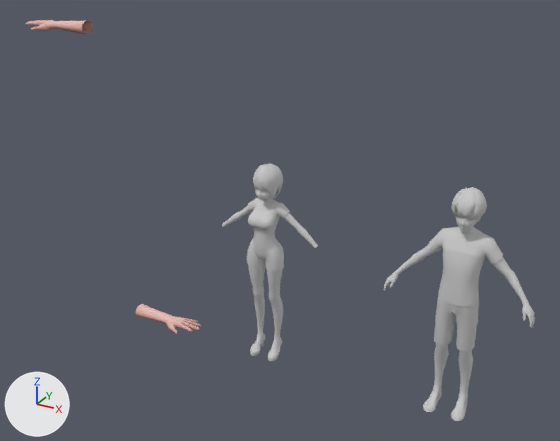
A saved change to the FBX model Assets/Resources/Hand/girlhand/girlhand@ghupai.FBX.
One viewpoint serves both versions: a 50 mm lens placed at (3.65, -4.79, 3.62), pointed at (0.98, 0.06, 1.19). The axes (+X, +Y, +Z) are drawn at lower left. The lights are the same throughout. Where no turn or scale is listed for an object, it has been applied to the vertices. Vertices at the same position are counted once.

The scene before the commit, as lines of its bpy script (objects in view):
```python
ob_objdefault04 = bpy.data.objects.new('objdefault04', me_mesh_002)
ob_objdefault04.location = (0.898, 0.0, 0.0)
ob_objdefault06 = bpy.data.objects.new('objdefault06', me_mesh_003)
ob_objdefault06.location = (0.898, 0.0, 0.0)
ob_objdefault07 = bpy.data.objects.new('objdefault07', me_mesh_004)
ob_objdefault07.location = (0.898, 0.0, 0.0)
ob_objdefault10 = bpy.data.objects.new('objdefault10', me_mesh_005)
ob_objdefault10.location = (0.898, 0.0, 0.0)
ob_objdefault13 = bpy.data.objects.new('objdefault13', me_mesh_008)
ob_objdefault13.location = (2.436, 0.0, 0.0)
ob_objdefault15 = bpy.data.objects.new('objdefault15', me_mesh_010)
ob_objdefault15.location = (2.436, 0.0, 0.0)
ob_objdefault16 = bpy.data.objects.new('objdefault16', me_mesh_011)
ob_objdefault16.location = (2.436, 0.0, 0.0)
ob_objdefault17 = bpy.data.objects.new('objdefault17', me_mesh_012)
ob_objdefault17.location = (2.436, 0.0, 0.0)
ob_objdefault20 = bpy.data.objects.new('objdefault20', me_mesh_015)
ob_objdefault20.location = (2.436, 0.0, 0.0)
# also in view: 'Boy_Hand' at (-0.11, -0.03, 0.03); 'Boy_Hand002' at (-1.06, -0.03, 2.54); 'objdefault12' at (2.44, -0.01, 0.07)
```
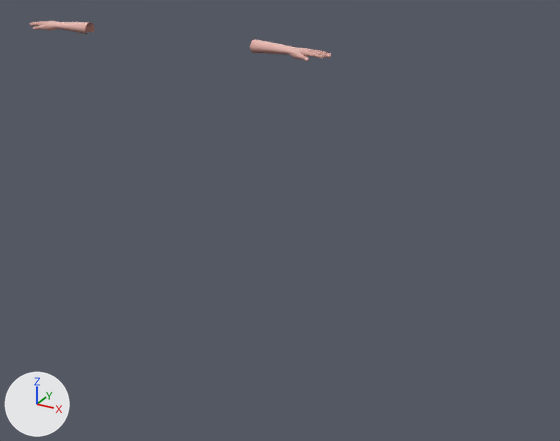
Where the change shows, as pixel boxes (x1, y1, x2, y2) in the pictures (560 x 441 px):
'objdefault20', deleted: before (397, 226, 527, 306)
'objdefault13', deleted: before (434, 296, 479, 394)
'objdefault04', deleted: before (247, 242, 284, 335)
'objdefault10', deleted: before (222, 196, 318, 250)
'objdefault16', deleted: before (452, 187, 487, 220)
'Girl_Hand001', added (pink): after (250, 39, 331, 61)
'Boy_Hand', deleted (pink): before (136, 304, 201, 334)
'objdefault06', deleted: before (253, 163, 283, 202)
'Boy_Hand002', reshaped, moved, turned, rescaled: before (26, 20, 93, 34); after (29, 21, 94, 34)
'objdefault12', deleted: before (423, 384, 468, 421)
'objdefault03', deleted: before (250, 330, 282, 361)
'objdefault15', deleted: before (384, 270, 535, 328)
'objdefault17', deleted: before (456, 210, 481, 232)
'objdefault07', deleted: before (254, 180, 270, 201)
part 1 of me_mesh_016, deleted (pink): before (26, 20, 93, 34)
part 2 of me_mesh_016, added (pink): after (29, 21, 94, 34)

What the commit changed:
Material 'Girl_Hand' (mat_girl_hand) is new.
Its texture is img_girl_hand_tga.
Its roughness is 0.859.
me_mesh_016 is used by ob_boy_hand002; location (-1.167, 0.0, 2.505); rotation (3.142, 0.0, -1.571), in degrees (180, 0, -90); scale (-1.0, -1.0, -1.0).
me_mesh_016 had 835 vertices, 1548 faces and spanned x -0.141..0.087, y -0.217..0.434, z -0.018..0.086.
me_mesh_016 now has 801 vertices, 1500 faces and spans x -0.129..0.076, y 1.924..2.548, z -0.012..0.078.
me_mesh_016 part 1: 835 vertices removed from x -0.141..0.087, y -0.217..0.434, z -0.018..0.086.
me_mesh_016 part 2: 801 vertices added at x -0.129..0.076, y 1.924..2.548, z -0.012..0.078.
Mesh me_mesh_001_1 is new.
It has 801 vertices, 1500 faces and spans x -0.421..0.205, y -0.134..0.07, z -0.014..0.075.
It uses material mat_girl_hand (picture img_girl_hand_tga).
Object 'objdefault04' (ob_objdefault04) is deleted.
Object 'objdefault10' (ob_objdefault10) is deleted.
Object 'objdefault15' (ob_objdefault15) is deleted.
Object 'objdefault20' (ob_objdefault20) is deleted.
Object 'Boy_Hand002' (ob_boy_hand002) is rescaled from (-1.0, -1.0, -1.0) to (1.0, 1.0, 1.0).
Object 'Boy_Hand002' (ob_boy_hand002) moves from (-1.167, 0.0, 2.505) to (1.211, 0.0, 2.501).
Object 'Boy_Hand002' (ob_boy_hand002) turns from (180, 0, -90) to (0, 0, 90) degrees about x, y and z.
Object 'objdefault07' (ob_objdefault07) is deleted.
Object 'objdefault06' (ob_objdefault06) is deleted.
Object 'objdefault13' (ob_objdefault13) is deleted.
Object 'objdefault17' (ob_objdefault17) is deleted.
Object 'objdefault03' (ob_objdefault03) is deleted.
Object 'objdefault12' (ob_objdefault12) is deleted.
Object 'objdefault16' (ob_objdefault16) is deleted.
Object 'Boy_Hand' (ob_boy_hand) is deleted.
Object 'Girl_Hand001' (ob_girl_hand001) is new; it shows me_mesh_001_1.
Its location is (1.211, 0.007, 2.501).
